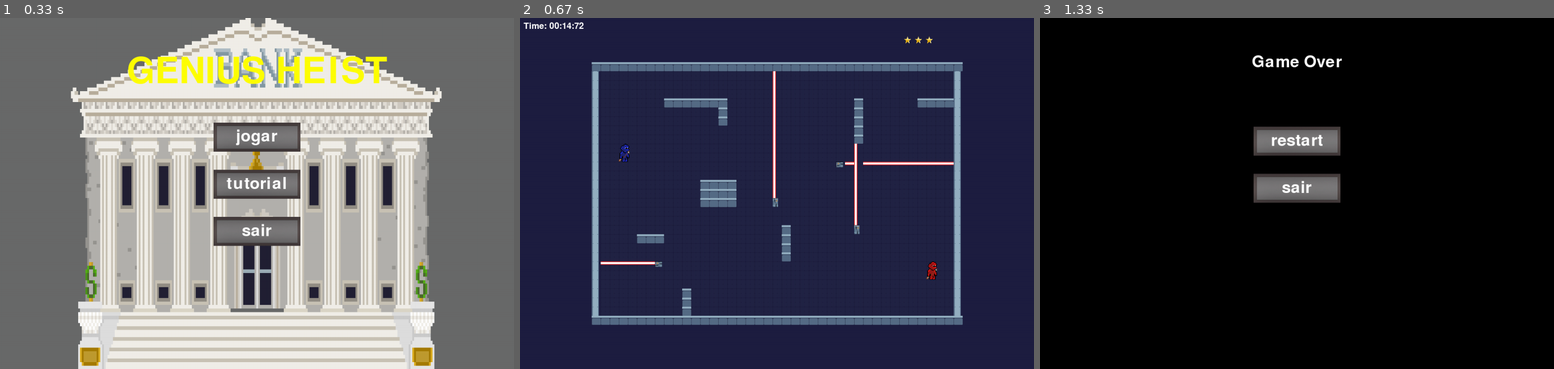
Above: before the commit, frames 1-3 (left to right).
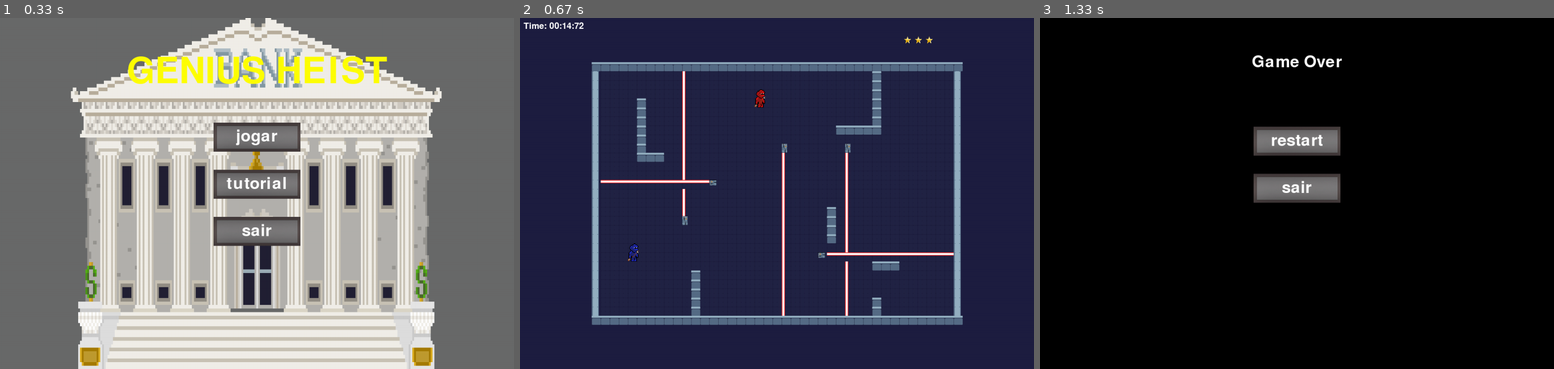
Above: after the commit, the same moments.

Repository: insper-classroom/devlife-23-1-projeto-pygame-gustavoc_sarti
Game: pygame game, started from main.py
The game is run twice, just before and just after one commit, with the same random seed, the same clock (stepped at 60 frames per second) and the same inputs.
Inputs (mouse positions are in pixels of both pictures, inside the frame that each line leads up to):
- Up to frame 1 (0.33 s): no input
- Up to frame 2 (0.67 s): click "jogar" at 0.38 s
- Up to frame 3 (1.33 s): hold Right 0.67-1.13 s; move the mouse to (1276, 207) at 0.7 s

Frame 1 is identical in both runs. In frame 2, 5.8% of the frame differs, in the area x 15-85%, y 15-85%; in frame 3, nothing differs.

Commit message:
map 2 working version

Diff:
--- a/config.py
+++ b/config.py
@@ -12,6 +12,7 @@
 NULL_STAR = pygame.transform.scale(null_star,(20,20))
 
 WALL_GAP = 25
+
 
 MAP = [
     ['X','X','X','X','X','X','X','X','X','X','X','X','X','X','X','X','X','X','X','X','X','X','X','X','X','X','X','X','X','X','X','X','X','X','X','X','X','X','X','X','X'],
@@ -44,3 +45,36 @@
     ['S',' ',' ',' ',' ',' ',' ',' ',' ',' ','X',' ',' ',' ',' ',' ',' ',' ',' ',' ',' ',' ',' ',' ',' ',' ',' ',' ',' ',' ',' ',' ',' ',' ',' ',' ',' ',' ',' ',' ','S'],
     ['X','X','X','X','X','X','X','X','X','X','X','X','X','X','X','X','X','X','X','X','X','X','X','X','X','X','X','X','X','X','X','X','X','X','X','X','X','X','X','X','X']
 ]
+
+
+MAP1 = [
+    ['X','X','X','X','X','X','X','X','X','X','X','X','X','X','X','X','X','X','X','X','X','X','X','X','X','X','X','X','X','X','X','X','X','X','X','X','X','X','X','X','X'],
+    ['S',' ',' ',' ',' ',' ',' ',' ',' ',' ','I',' ',' ',' ',' ',' ',' ',' ',' ',' ',' ',' ',' ',' ',' ',' ',' ',' ',' ',' ',' ','X',' ',' ',' ',' ',' ',' ',' ',' ','S'],
+    ['S',' ',' ',' ',' ',' ',' ',' ',' ',' ','I',' ',' ',' ',' ',' ',' ',' ',' ',' ',' ',' ',' ',' ',' ',' ',' ',' ',' ',' ',' ','X',' ',' ',' ',' ',' ',' ',' ',' ','S'],
+    ['S',' ',' ',' ',' ',' ',' ',' ',' ',' ','I',' ',' ',' ',' ',' ',' ',' ','2',' ',' ',' ',' ',' ',' ',' ',' ',' ',' ',' ',' ','X',' ',' ',' ',' ',' ',' ',' ',' ','S'],
+    ['S',' ',' ',' ',' ','X',' ',' ',' ',' ','I',' ',' ',' ',' ',' ',' ',' ',' ',' ',' ',' ',' ',' ',' ',' ',' ',' ',' ',' ',' ','X',' ',' ',' ',' ',' ',' ',' ',' ','S'],
+    ['S',' ',' ',' ',' ','X',' ',' ',' ',' ','I',' ',' ',' ',' ',' ',' ',' ',' ',' ',' ',' ',' ',' ',' ',' ',' ',' ',' ',' ',' ','X',' ',' ',' ',' ',' ',' ',' ',' ','S'],
+    ['S',' ',' ',' ',' ','X',' ',' ',' ',' ','I',' ',' ',' ',' ',' ',' ',' ',' ',' ',' ',' ',' ',' ',' ',' ',' ',' ',' ',' ',' ','X',' ',' ',' ',' ',' ',' ',' ',' ','S'],
+    ['S',' ',' ',' ',' ','X',' ',' ',' ',' ','I',' ',' ',' ',' ',' ',' ',' ',' ',' ',' ',' ',' ',' ',' ',' ',' ','X','X','X','X','X',' ',' ',' ',' ',' ',' ',' ',' ','S'],
+    ['S',' ',' ',' ',' ','X',' ',' ',' ',' ','I',' ',' ',' ',' ',' ',' ',' ',' ',' ',' ',' ',' ',' ',' ',' ',' ',' ',' ',' ',' ',' ',' ',' ',' ',' ',' ',' ',' ',' ','S'],
+    ['S',' ',' ',' ',' ','X',' ',' ',' ',' ','I',' ',' ',' ',' ',' ',' ',' ',' ',' ',' ','L',' ',' ',' ',' ',' ',' ','L',' ',' ',' ',' ',' ',' ',' ',' ',' ',' ',' ','S'],
+    ['S',' ',' ',' ',' ','X','X','X',' ',' ','I',' ',' ',' ',' ',' ',' ',' ',' ',' ',' ','I',' ',' ',' ',' ',' ',' ','I',' ',' ',' ',' ',' ',' ',' ',' ',' ',' ',' ','S'],
+    ['S',' ',' ',' ',' ',' ',' ',' ',' ',' ','I',' ',' ',' ',' ',' ',' ',' ',' ',' ',' ','I',' ',' ',' ',' ',' ',' ','I',' ',' ',' ',' ',' ',' ',' ',' ',' ',' ',' ','S'],
+    ['S',' ',' ',' ',' ',' ',' ',' ',' ',' ','I',' ',' ',' ',' ',' ',' ',' ',' ',' ',' ','I',' ',' ',' ',' ',' ',' ','I',' ',' ',' ',' ',' ',' ',' ',' ',' ',' ',' ','S'],
+    ['S','-','-','-','-','-','-','-','-','-','-','-','-','8',' ',' ',' ',' ',' ',' ',' ','I',' ',' ',' ',' ',' ',' ','I',' ',' ',' ',' ',' ',' ',' ',' ',' ',' ',' ','S'],
+    ['S',' ',' ',' ',' ',' ',' ',' ',' ',' ','I',' ',' ',' ',' ',' ',' ',' ',' ',' ',' ','I',' ',' ',' ',' ',' ',' ','I',' ',' ',' ',' ',' ',' ',' ',' ',' ',' ',' ','S'],
+    ['S',' ',' ',' ',' ',' ',' ',' ',' ',' ','I',' ',' ',' ',' ',' ',' ',' ',' ',' ',' ','I',' ',' ',' ',' ',' ',' ','I',' ',' ',' ',' ',' ',' ',' ',' ',' ',' ',' ','S'],
+    ['S',' ',' ',' ',' ',' ',' ',' ',' ',' ','I',' ',' ',' ',' ',' ',' ',' ',' ',' ',' ','I',' ',' ',' ',' ','X',' ','I',' ',' ',' ',' ',' ',' ',' ',' ',' ',' ',' ','S'],
+    ['S',' ',' ',' ',' ',' ',' ',' ',' ',' ','L',' ',' ',' ',' ',' ',' ',' ',' ',' ',' ','I',' ',' ',' ',' ','X',' ','I',' ',' ',' ',' ',' ',' ',' ',' ',' ',' ',' ','S'],
+    ['S',' ',' ',' ',' ',' ',' ',' ',' ',' ',' ',' ',' ',' ',' ',' ',' ',' ',' ',' ',' ','I',' ',' ',' ',' ','X',' ','I',' ',' ',' ',' ',' ',' ',' ',' ',' ',' ',' ','S'],
+    ['S',' ',' ',' ',' ',' ',' ',' ',' ',' ',' ',' ',' ',' ',' ',' ',' ',' ',' ',' ',' ','I',' ',' ',' ',' ','X',' ','I',' ',' ',' ',' ',' ',' ',' ',' ',' ',' ',' ','S'],
+    ['S',' ',' ',' ','1',' ',' ',' ',' ',' ',' ',' ',' ',' ',' ',' ',' ',' ',' ',' ',' ','I',' ',' ',' ',' ',' ',' ','I',' ',' ',' ',' ',' ',' ',' ',' ',' ',' ',' ','S'],
+    ['S',' ',' ',' ',' ',' ',' ',' ',' ',' ',' ',' ',' ',' ',' ',' ',' ',' ',' ',' ',' ','I',' ',' ',' ','8','-','-','-','-','-','-','-','-','-','-','-','-','-','-','S'],
+    ['S',' ',' ',' ',' ',' ',' ',' ',' ',' ',' ',' ',' ',' ',' ',' ',' ',' ',' ',' ',' ','I',' ',' ',' ',' ',' ',' ','I',' ',' ','X','X','X',' ',' ',' ',' ',' ',' ','S'],
+    ['S',' ',' ',' ',' ',' ',' ',' ',' ',' ',' ','X',' ',' ',' ',' ',' ',' ',' ',' ',' ','I',' ',' ',' ',' ',' ',' ','I',' ',' ',' ',' ',' ',' ',' ',' ',' ',' ',' ','S'],
+    ['S',' ',' ',' ',' ',' ',' ',' ',' ',' ',' ','X',' ',' ',' ',' ',' ',' ',' ',' ',' ','I',' ',' ',' ',' ',' ',' ','I',' ',' ',' ',' ',' ',' ',' ',' ',' ',' ',' ','S'],
+    ['S',' ',' ',' ',' ',' ',' ',' ',' ',' ',' ','X',' ',' ',' ',' ',' ',' ',' ',' ',' ','I',' ',' ',' ',' ',' ',' ','I',' ',' ',' ',' ',' ',' ',' ',' ',' ',' ',' ','S'],
+    ['S',' ',' ',' ',' ',' ',' ',' ',' ',' ',' ','X',' ',' ',' ',' ',' ',' ',' ',' ',' ','I',' ',' ',' ',' ',' ',' ','I',' ',' ','X',' ',' ',' ',' ',' ',' ',' ',' ','S'],
+    ['S',' ',' ',' ',' ',' ',' ',' ',' ',' ',' ','X',' ',' ',' ',' ',' ',' ',' ',' ',' ','I',' ',' ',' ',' ',' ',' ','I',' ',' ','X',' ',' ',' ',' ',' ',' ',' ',' ','S'],
+    ['X','X','X','X','X','X','X','X','X','X','X','X','X','X','X','X','X','X','X','X','X','X','X','X','X','X','X','X','X','X','X','X','X','X','X','X','X','X','X','X','X']
+]
--- a/game.py
+++ b/game.py
@@ -43,7 +43,7 @@
         self.lasers_x = pygame.sprite.Group()
         self.lasers_y = pygame.sprite.Group()
         self.sprites = pygame.sprite.Group()
-        self.map = MAP
+        self.map = MAP1
         self.mapa()
         self.timer = Timer()
 
@@ -60,9 +60,9 @@
         return True
 
     def mapa(self):
-        basex = SCREEN_WIDTH // 2 - (len(MAP[0]) * WALL_GAP) // 2
-        basey = SCREEN_HEIGHT // 2 - (len(MAP) * WALL_GAP) // 2
-        for line_index, line in enumerate(MAP):
+        basex = SCREEN_WIDTH // 2 - (len(MAP1[0]) * WALL_GAP) // 2
+        basey = SCREEN_HEIGHT // 2 - (len(MAP1) * WALL_GAP) // 2
+        for line_index, line in enumerate(MAP1):
             for column_index, column in enumerate(line):
                 x = basex + column_index * WALL_GAP
                 y = basey + line_index  * WALL_GAP
